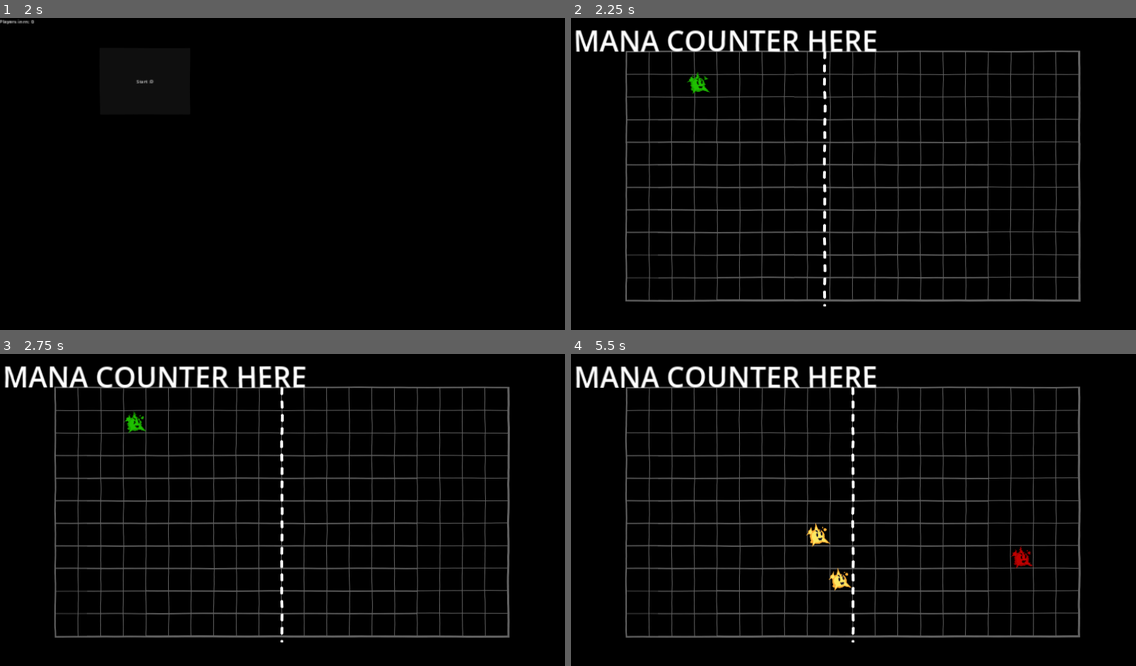
Above: before the commit, frames 1-4 (two rows, left to right).
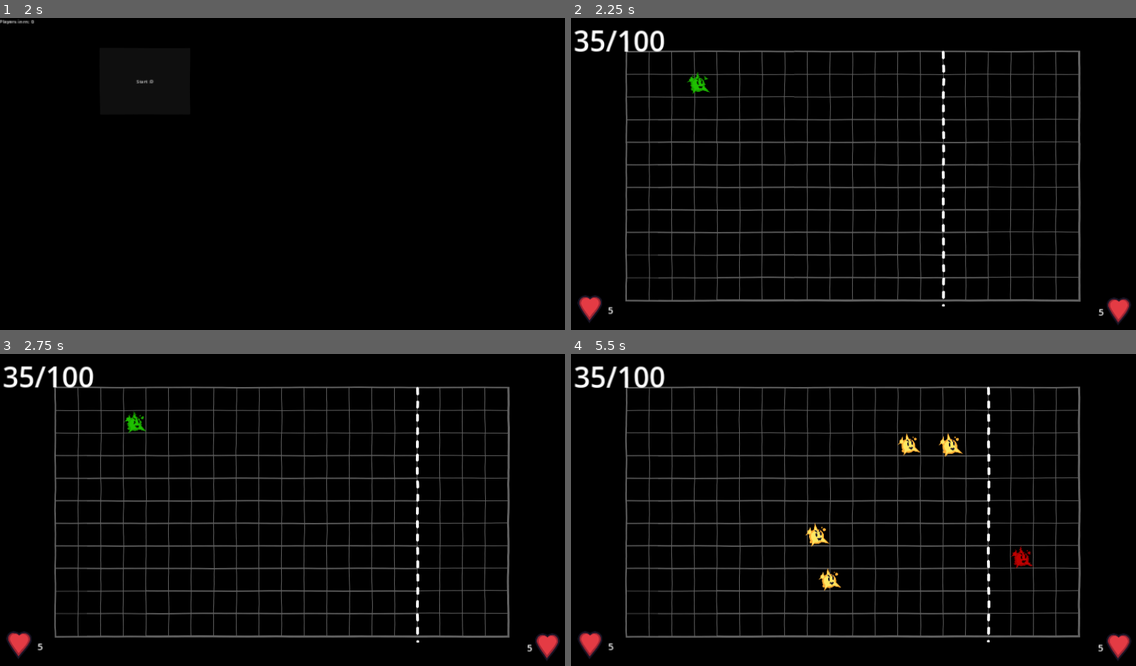
Above: after the commit, the same moments.

Repository: nemene21/CellGame
Game: Godot game, scene res://scenes/hostjoin.tscn
Same seed, same stepped clock (60 frames per second), same inputs: the game is played once before the commit and once after it.
Inputs (mouse positions are in pixels of both pictures, inside the frame that each line leads up to):
- Up to frame 1 (2 s): move the mouse to (406, 161) at 0.52 s; press the mouse at (406, 161) at 0.53 s; release the mouse at (406, 161) at 1.25 s; click "Host" at 1.25 s
- Up to frame 2 (2.25 s): click "Start :D" at 2 s
- Up to frame 3 (2.75 s): no input
- Up to frame 4 (5.5 s): move the mouse to (740, 528) at 2.77 s; click (740, 528) at 2.85 s; move the mouse to (910, 441) at 3.52 s; press the mouse at (910, 441) at 3.53 s; move the mouse to (825, 575) at 4.27 s; release the mouse at (825, 575) at 4.28 s; click (825, 575) at 4.35 s; move the mouse to (1023, 559) at 5.02 s; press the mouse at (1023, 559) at 5.03 s

Frame 1 is identical in both runs. In frame 2, 3.2% of the frame differs, in the area x 0-100%, y 3-99%; in frame 3, 3.2%; in frame 4, 3.8%.

Commit message:
Player health and UI

Diff:
--- a/components/cell/health.gd
+++ b/components/cell/health.gd
@@ -42,9 +42,11 @@
 	number.modulate = Color("#a22633")
 
 func deathcheck() -> bool:
+	if dead: return true
 	# Cell went out of bounds
 	if posComp.position.x < 0 or posComp.position.x >= Global.WORLDSIZE.x:
 		die.rpc()
+		game.hit_player(parent.friendly())
 		return true
 
 	if hp <= 0:
--- a/scenes/cells/mana_cell.tscn
+++ b/scenes/cells/mana_cell.tscn
@@ -19,6 +19,9 @@
 [node name="Health" parent="." index="2"]
 dieParticleColor = Color(0, 0.6, 0.858824, 1)
 
+[node name="AnimationPlayer" parent="." index="3"]
+playback_default_blend_time = 0.1
+
 [node name="ManaRegen" parent="." index="4" instance=ExtResource("3_2sr4x")]
 amount = 3
 turnsNeeded = 1
--- a/scenes/game.gd
+++ b/scenes/game.gd
@@ -1,5 +1,23 @@
 extends Node2D
 class_name Game
+
+var player1Hp := 5
+var player2Hp := 5
+
+@rpc("any_peer", "call_remote", "reliable")
+func hit_player(friendly: bool) -> void:
+	if friendly:
+		player2Hp -= 1
+	else:
+		player1Hp -= 1
+	update_hp_ui()
+
+	if Lobby.multiplayer.is_server():
+		hit_player.rpc(!friendly)
+
+func update_hp_ui() -> void:
+	$UI/Heart/Label.text  = str(player1Hp)
+	$UI/Heart2/Label.text = str(player2Hp)
 
 var playerMana := 35
 func update_mana_ui() -> void:
@@ -25,6 +43,8 @@
 
 func _ready() -> void:
 	Vfx.set_target(self)
+	update_hp_ui()
+	update_mana_ui()
 
 func _process(delta: float) -> void:
 	queue_redraw()
--- a/scenes/game.tscn
+++ b/scenes/game.tscn
@@ -1,7 +1,8 @@
-[gd_scene load_steps=4 format=3 uid="uid://cldsdonltmqj3"]
+[gd_scene load_steps=5 format=3 uid="uid://cldsdonltmqj3"]
 
 [ext_resource type="Script" path="res://scenes/game.gd" id="1_1mc27"]
 [ext_resource type="PackedScene" uid="uid://druqquof03id2" path="res://scenes/placer.tscn" id="4_0bxwu"]
+[ext_resource type="Texture2D" uid="uid://cqn327mucw2yw" path="res://scenes/heart.svg" id="4_i8lmc"]
 [ext_resource type="Texture2D" uid="uid://cr00wpuawdjke" path="res://scenes/grid.png" id="6_t4dri"]
 
 [node name="Game" type="Node2D"]
@@ -34,4 +35,29 @@
 theme_override_font_sizes/font_size = 96
 text = "MANA COUNTER HERE"
 
+[node name="Heart" type="Sprite2D" parent="UI"]
+position = Vector2(67, 994)
+texture = ExtResource("4_i8lmc")
+
+[node name="Label" type="Label" parent="UI/Heart"]
+offset_left = 61.0
+offset_top = -19.0
+offset_right = 233.0
+offset_bottom = 26.0
+theme_override_font_sizes/font_size = 32
+text = "player 1 hp"
+
+[node name="Heart2" type="Sprite2D" parent="UI"]
+position = Vector2(1863, 1001)
+texture = ExtResource("4_i8lmc")
+
+[node name="Label" type="Label" parent="UI/Heart2"]
+offset_left = -282.0
+offset_top = -21.0
+offset_right = -51.0
+offset_bottom = 24.0
+theme_override_font_sizes/font_size = 32
+text = "player 2 health"
+horizontal_alignment = 2
+
 [connection signal="timeout" from="TurnTimer" to="." method="_on_turn_timer_timeout"]
--- /dev/null
+++ b/scenes/heart.svg
@@ -0,0 +1,70 @@
+<?xml version="1.0" encoding="UTF-8" standalone="no"?>
+<!-- Created with Inkscape (http://www.inkscape.org/) -->
+
+<svg
+   width="83.577492"
+   height="94.812225"
+   viewBox="0 0 22.113211 25.085735"
+   version="1.1"
+   id="svg1"
+   inkscape:version="1.3 (0e150ed6c4, 2023-07-21)"
+   sodipodi:docname="heart.svg"
+   xmlns:inkscape="http://www.inkscape.org/namespaces/inkscape"
+   xmlns:sodipodi="http://sodipodi.sourceforge.net/DTD/sodipodi-0.dtd"
+   xmlns="http://www.w3.org/2000/svg"
+   xmlns:svg="http://www.w3.org/2000/svg">
+  <sodipodi:namedview
+     id="namedview1"
+     pagecolor="#ffffff"
+     bordercolor="#000000"
+     borderopacity="0.25"
+     inkscape:showpageshadow="2"
+     inkscape:pageopacity="0.0"
+     inkscape:pagecheckerboard="0"
+     inkscape:deskcolor="#d1d1d1"
+     inkscape:document-units="mm"
+     showgrid="true"
+     inkscape:zoom="4.8348426"
+     inkscape:cx="60.808598"
+     inkscape:cy="43.538129"
+     inkscape:window-width="1920"
+     inkscape:window-height="1001"
+     inkscape:window-x="-9"
+     inkscape:window-y="-9"
+     inkscape:window-maximized="1"
+     inkscape:current-layer="layer1">
+    <inkscape:grid
+       id="grid1"
+       units="mm"
+       originx="-115.06184"
+       originy="-50.079417"
+       spacingx="0.99999998"
+       spacingy="1"
+       empcolor="#0099e5"
+       empopacity="0.30196078"
+       color="#0099e5"
+       opacity="0.14901961"
+       empspacing="5"
+       dotted="false"
+       gridanglex="30"
+       gridanglez="30"
+       visible="true" />
+  </sodipodi:namedview>
+  <defs
+     id="defs1" />
+  <g
+     inkscape:label="Sloj 1"
+     inkscape:groupmode="layer"
+     id="layer1"
+     transform="translate(-30.443445,-13.250179)">
+    <path
+       id="path1"
+       style="fill:#a22633;stroke:#181425;stroke-width:1.5;stroke-miterlimit:8.9;stroke-dasharray:none"
+       d="m 37.193595,14.000179 a 6,6 0 0 0 -6.00015,5.999634 6,6 0 0 0 0.819071,3.000333 h -0.0124 c 2.328359,5.099444 5.99997,9.333 8.999967,13.999663 3.333331,-4.666663 8.006442,-9.295797 9.999907,-13.999663 h -0.01292 a 6,6 0 0 0 0.819588,-3.000333 6,6 0 0 0 -6.000151,-5.999634 6,6 0 0 0 -4.297412,1.83348 6,6 0 0 0 -4.3155,-1.83348 z" />
+    <path
+       id="path1-9"
+       style="fill:#e43b44;stroke:#feae34;stroke-width:0;stroke-miterlimit:8.9;stroke-dasharray:none"
+       d="m 38.175769,15.606947 a 4.6315794,4.5125258 0 0 0 -4.631695,4.512251 4.6315794,4.5125258 0 0 0 0.632265,2.256514 h -0.0096 c 1.79733,3.835228 4.631556,7.019234 6.947344,10.528973 2.573097,-3.509739 6.180412,-6.991254 7.719226,-10.528973 h -0.01 a 4.6315794,4.5125258 0 0 0 0.63272,-2.256514 4.6315794,4.5125258 0 0 0 -4.631696,-4.512251 4.6315794,4.5125258 0 0 0 -3.3173,1.378939 4.6315794,4.5125258 0 0 0 -3.331264,-1.378939 z"
+       inkscape:label="path1-9" />
+  </g>
+</svg>
--- a/scenes/placer.gd
+++ b/scenes/placer.gd
@@ -3,7 +3,7 @@
 @onready var game: Game = get_parent()
 var placing := "SparkCell"
 
-var placeBorder := 10
+var placeBorder := 16
 var placeBorderPos = .0
 @export var placeBorderSprite: Sprite2D
 
Not shown, added: scenes/heart.svg.import
